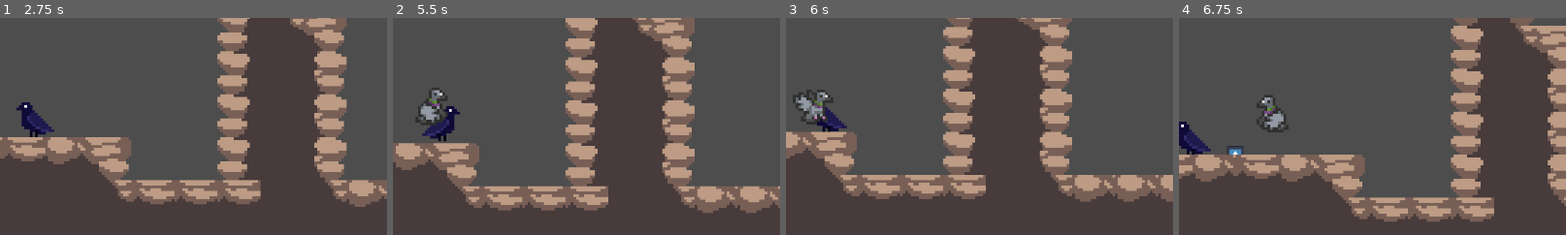
Above: before the commit, frames 1-4 (left to right).
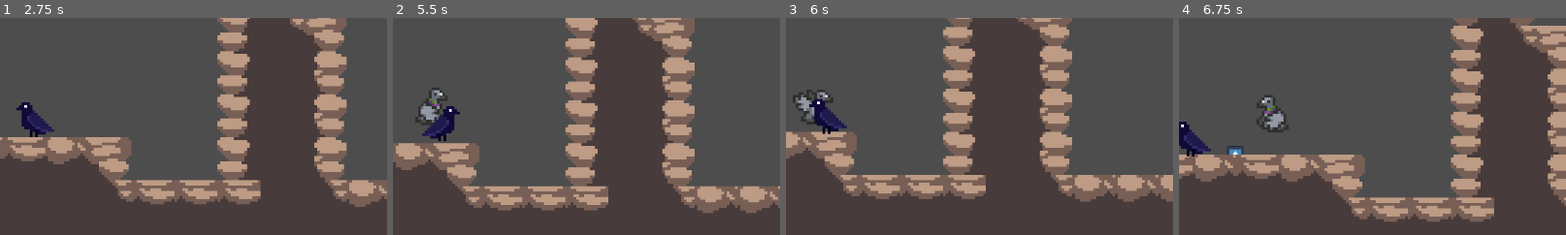
Above: after the commit, the same moments.

Repository: emmadilemma320/ludum_dare_
Game: Godot game, scene res://scenes/game.tscn
Same seed, same stepped clock (60 frames per second), same inputs: the game is played once before the commit and once after it. The engine's default icon, where the game draws it, is replaced by a stand-in: a white triangle on a blue panel in a dark square.
Inputs:
- Up to frame 1 (2.75 s): tap Z (shop_interact) at 0.5 s; hold Down (dive) 0.53-1.28 s; hold Right (right) 0.53-2.03 s; tap Up (flap) at 0.77, 1.07, 1.52, 1.82 s; tap C (interact) at 1.35 s; hold Left (left) from 2.03 s (still down); hold Down (dive) from 2.03 s (still down)
- Up to frame 2 (5.5 s): release Left (left) at 2.78 s; release Down (dive) at 2.78 s; hold Right (right) 2.78-4.28 s; tap C (interact) at 2.85, 4.35 s; tap Up (flap) at 3.02, 3.32, 3.77, 4.07, 4.52, 4.82 s; hold Down (dive) 3.53-4.28 s; hold Left (left) 4.28-5.03 s; hold Right (right) from 5.03 s (still down); hold Down (dive) from 5.03 s (still down)
- Up to frame 3 (6 s): release Right (right) at 5.78 s; release Down (dive) at 5.78 s; hold Left (left) from 5.78 s (still down); tap C (interact) at 5.85 s
- Up to frame 4 (6.75 s): keep holding Left (left); tap Up (flap) at 6.02, 6.32 s; hold Down (dive) from 6.53 s (still down)
The pictures show only the part of the screen within x 45-95%, y 28-78%; the shares and areas given below are measured in that part.

Frame 1 is identical in both runs. In frame 2, less than 0.1% of the frame differs, in the area x 10-15%, y 41-50%; in frame 3, 0.3%, in the area x 6-12%, y 37-54%; in frame 4, less than 0.1%.

Commit message:
Add a nest near merchant

Diff:
--- a/scenes/game.tscn
+++ b/scenes/game.tscn
@@ -63,19 +63,19 @@
 6:4/0 = 0
 6:4/0/physics_layer_0/polygon_0/points = PackedVector2Array(-8, -8, 8, -8, 8, 8, -8, 8)
 
-[sub_resource type="TileSetAtlasSource" id="TileSetAtlasSource_gee14"]
+[sub_resource type="TileSetAtlasSource" id="TileSetAtlasSource_u5sy4"]
 texture = ExtResource("6_u5sy4")
 0:0/0 = 0
-0:0/0/physics_layer_0/polygon_0/points = PackedVector2Array(-8, -8, 8, -8, 8, 8, -8, 8)
+0:0/0/physics_layer_0/polygon_0/points = PackedVector2Array(-8, 2.15831, 3.41732, 2.33816, -2.87774, 8, -8, 8, -8, 1.97845)
 1:0/0 = 0
-1:0/0/physics_layer_0/polygon_0/points = PackedVector2Array(-8, -8, 8, -8, 8, 8, -8, 8)
+1:0/0/physics_layer_0/polygon_0/points = PackedVector2Array(-8, 2.15831, 3.41732, 2.33816, -2.87774, 8, -8, 8, -8, 1.97845)
 2:0/0 = 0
-2:0/0/physics_layer_0/polygon_0/points = PackedVector2Array(-8, -8, 8, -8, 8, 8, -8, 8)
+2:0/0/physics_layer_0/polygon_0/points = PackedVector2Array(-8, 2.15831, 3.41732, 2.33816, -2.87774, 8, -8, 8, -8, 1.97845)
 
 [sub_resource type="TileSet" id="TileSet_lbhrr"]
 physics_layer_0/collision_layer = 1
 sources/0 = SubResource("TileSetAtlasSource_p57ef")
-sources/1 = SubResource("TileSetAtlasSource_gee14")
+sources/1 = SubResource("TileSetAtlasSource_u5sy4")
 
 [sub_resource type="RectangleShape2D" id="RectangleShape2D_iywne"]
 size = Vector2(476, 20)
@@ -83,6 +83,7 @@
 [node name="Game" type="Node2D"]
 
 [node name="Player" parent="." instance=ExtResource("1_yqjtg")]
+z_index = 5
 
 [node name="CrowEnemy" parent="." instance=ExtResource("2_lnu2h")]
 position = Vector2(22, -17)
@@ -92,7 +93,7 @@
 item = ExtResource("4_lbhrr")
 
 [node name="Map" type="TileMapLayer" parent="."]
-tile_map_data = PackedByteArray("AAD6/wQAAAADAAEAAAD7/wQAAAA …(2447 unchanged characters)… AAAAAAAADp/wMAAQABAAAAAADq/wMAAQACAAAAAADf/wMAAQAAAAAAAADg/wMAAQABAAAAAADh/wMAAQACAAAAAAA=")
+tile_map_data = PackedByteArray("AAD6/wQAAAADAAEAAAD7/wQAAAA …(2447 unchanged characters)… AAAAAAAADp/wMAAQABAAAAAADq/wMAAQACAAAAAAA=")
 tile_set = SubResource("TileSet_lbhrr")
 
 [node name="EnemyGround" type="StaticBody2D" parent="."]
